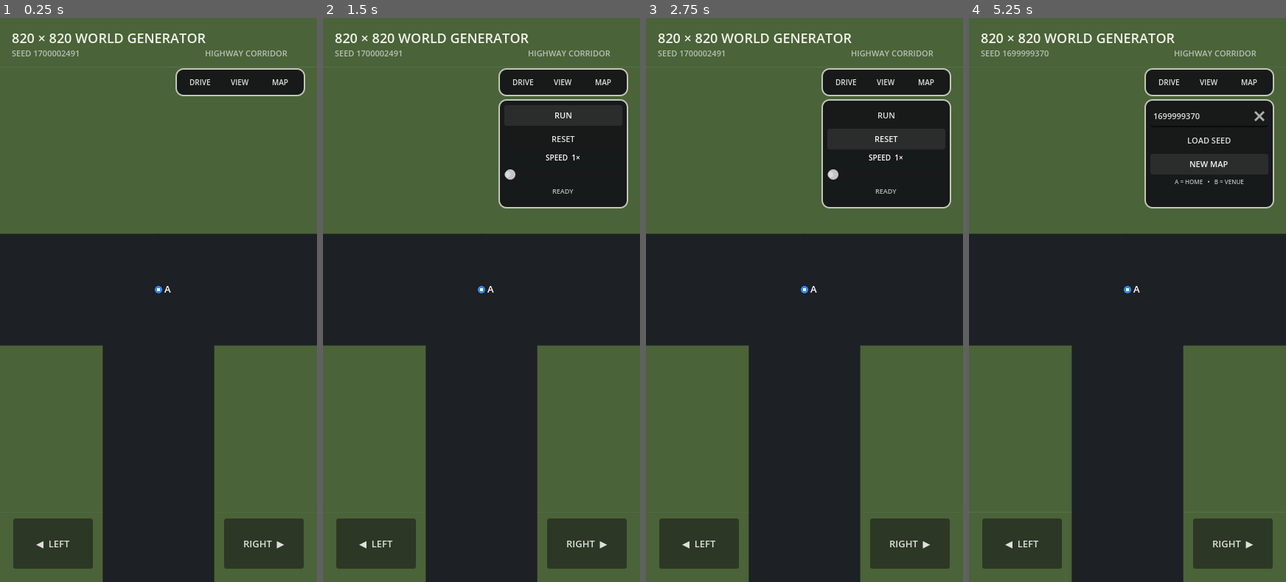
Above: before the commit, frames 1-4 (left to right).
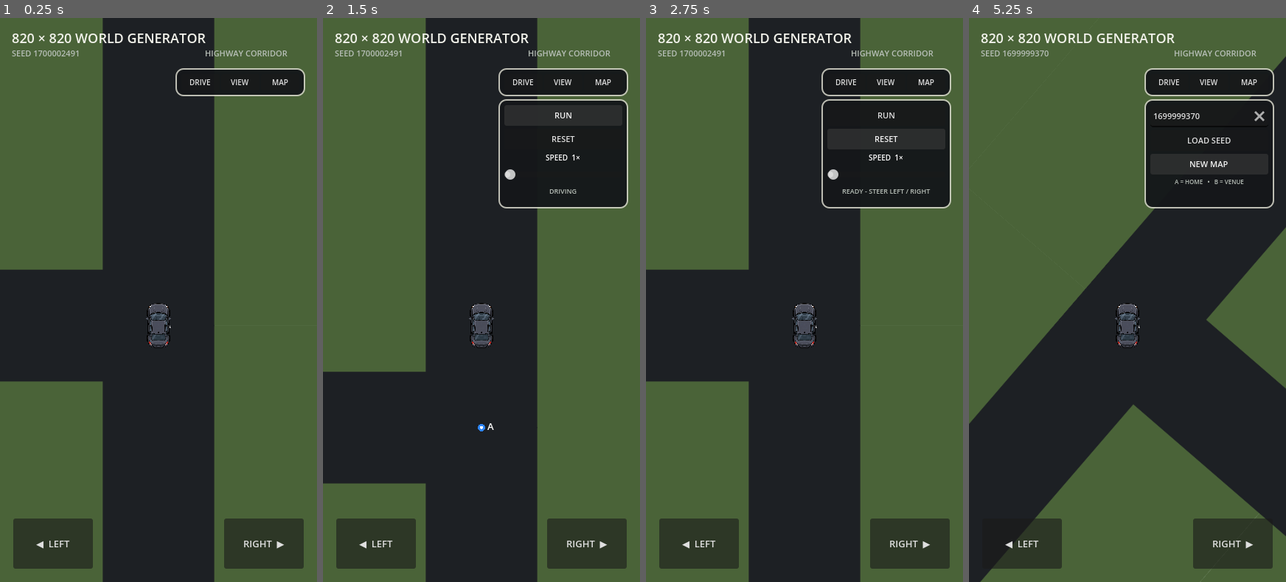
Above: after the commit, the same moments.

Repository: patrickcallahancomedy/comedian
Game: Godot game, scene res://scenes/drive/grid_world_prototype.tscn
Same seed, same stepped clock (60 frames per second), same inputs: the game is played once before the commit and once after it. This scene is started directly instead of the project's main scene.
Inputs:
- Up to frame 1 (0.25 s): no input
- Up to frame 2 (1.5 s): click "DRIVE" at 0.5 s; click "RUN" at 1.25 s
- Up to frame 3 (2.75 s): click "RESET" at 2 s
- Up to frame 4 (5.25 s): click "VIEW" at 2.75 s; click "MAP" at 3.5 s; click "NEW MAP" at 4.25 s; click "NEW MAP" at 5 s

The runs differ from the first frame. In frame 1, 24% of the frame differs, in the area x 0-100%, y 0-65%; in frame 2, 30%; in frame 3, 21%; in frame 4, 40%, in the area x 0-100%, y 6-100%.
Error before the commit: Parse Error: Cannot infer the type of "road_class" variable because the value doesn't have a set type. (res://scripts/drive/grid_world_debug_car.gd:68)

Commit message:
Fix procedural driver type annotations

Diff:
--- a/godot/scripts/drive/grid_world_debug_car.gd
+++ b/godot/scripts/drive/grid_world_debug_car.gd
@@ -65,7 +65,7 @@
 			_arrive_at_next_node()
 			continue
 
-		var road_class := map.generator.edge_class(current_node, next_node)
+		var road_class: int = map.generator.edge_class(current_node, next_node)
 		var speed := (
 			BASE_SPEED
 			* float(SPEED_MULTIPLIERS[speed_index])
@@ -91,7 +91,7 @@
 	if current_node < 0:
 		return
 
-	var screen := (
+	var screen: Vector2 = (
 		map.drive_camera_screen_position()
 		if map.drive_camera_enabled
 		else map.world_to_screen(world_position)
@@ -157,7 +157,7 @@
 
 	# The route is used only to point the parked car down a sensible first
 	# street. Once RUN is pressed, every later turn is controlled by the player.
-	var starter_route := map.generator.shortest_path(
+	var starter_route: Array = map.generator.shortest_path(
 		current_node,
 		map.generator.venue_access_node
 	)
@@ -196,7 +196,7 @@
 	# Hidden merge links are real car movement even though they are not drawn.
 	# Once the car enters one, continue through the short merge chain.
 	if previous_node >= 0:
-		var incoming_class := map.generator.edge_class(
+		var incoming_class: int = map.generator.edge_class(
 			previous_node,
 			current_node
 		)
@@ -270,7 +270,7 @@
 		if neighbor == previous_node:
 			continue
 
-		var road_class := map.generator.edge_class(current_node, neighbor)
+		var road_class: int = map.generator.edge_class(current_node, neighbor)
 		if road_class == map.generator.RoadClass.HIGHWAY:
 			var point := Vector2(map.generator.nodes[neighbor])
 			var delta_axis := (
@@ -477,7 +477,7 @@
 			var neighbor: int = int(neighbor_value)
 			if neighbor == parent:
 				continue
-			var road_class := map.generator.edge_class(cursor, neighbor)
+			var road_class: int = map.generator.edge_class(cursor, neighbor)
 			if road_class == map.generator.RoadClass.RAMP:
 				return not map.generator.is_on_ramp_edge(cursor, neighbor)
 
